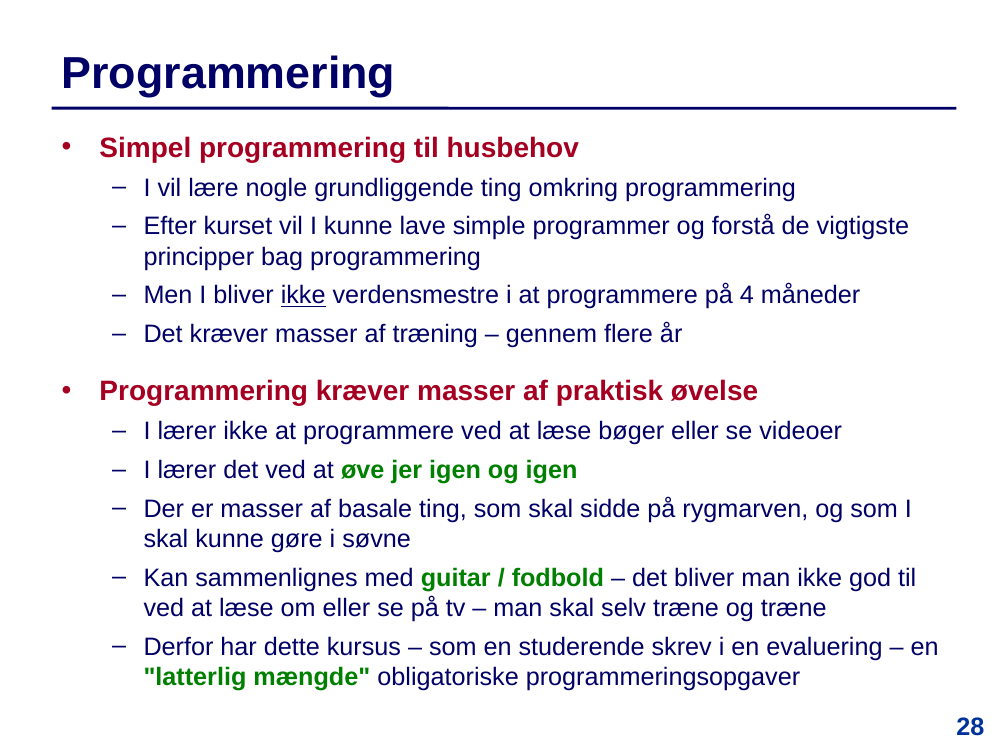
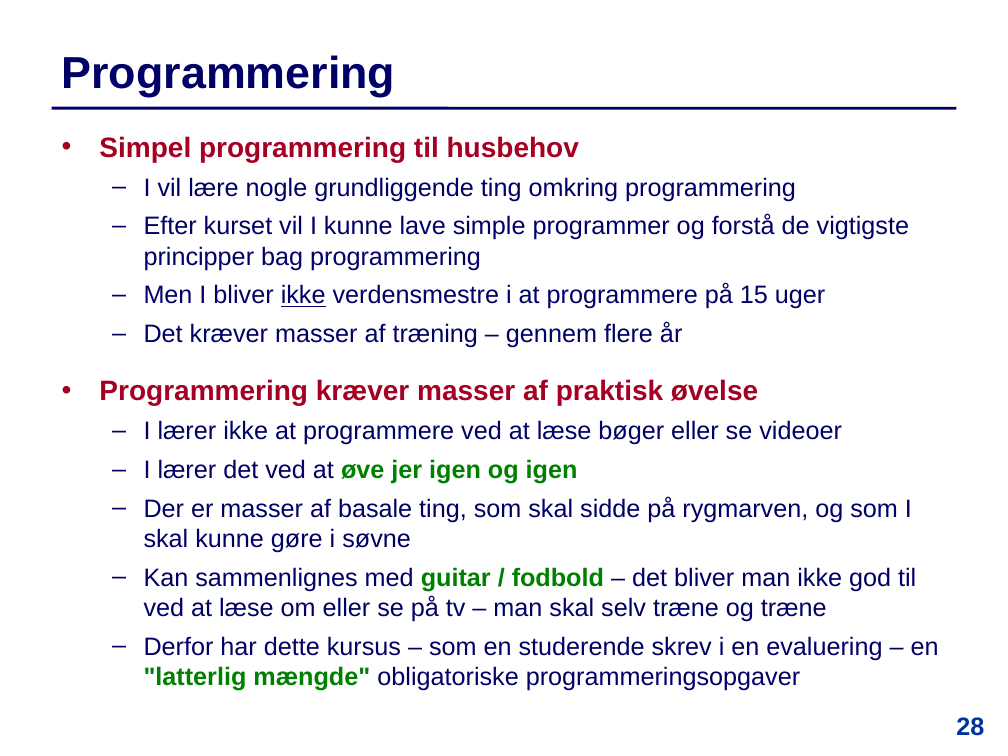
Before and after one commit to IntProgAU/Materiale, a slide deck: slide 28 of web/e22/uge_1a/Slides-Uge1-Mandag.pptx. Drawn at 1008x756 pixels with LibreOffice and Linux fonts; fonts in the diff are those of the drawing. Boxes give left, top, right and bottom in pixels: in the first picture for what was removed or moved away, otherwise in the second. Text is boxed around its words. In the diff, an @@ line names an element or a change of style, - is before the commit and + after.

```diff
--- a/web/e22/uge_1a/Slides-Uge1-Mandag.pptx
+++ b/web/e22/uge_1a/Slides-Uge1-Mandag.pptx
@@ text at (144, 283, 825, 309): text changed @@
-  – Men I bliver ikke verdensmestre i at programmere på 4 måneder
+  – Men I bliver ikke verdensmestre i at programmere på 15 uger
```
Also in this commit, not shown: 13 other slides changed, 3 slides removed, 19 other files.
